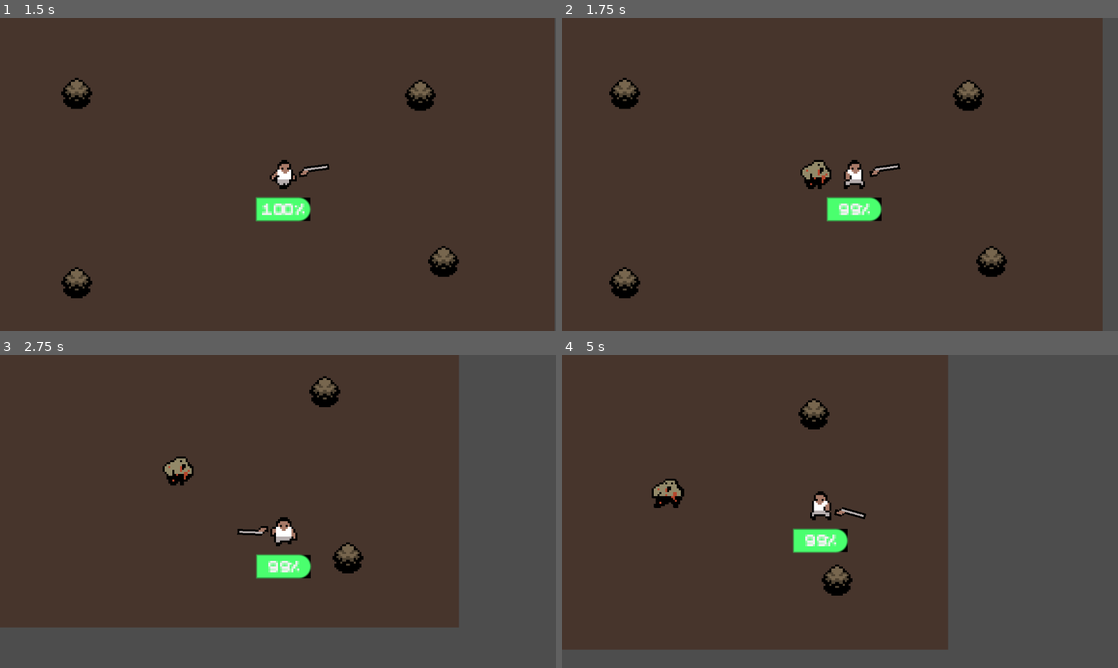
Above: before the commit, frames 1-4 (two rows, left to right).
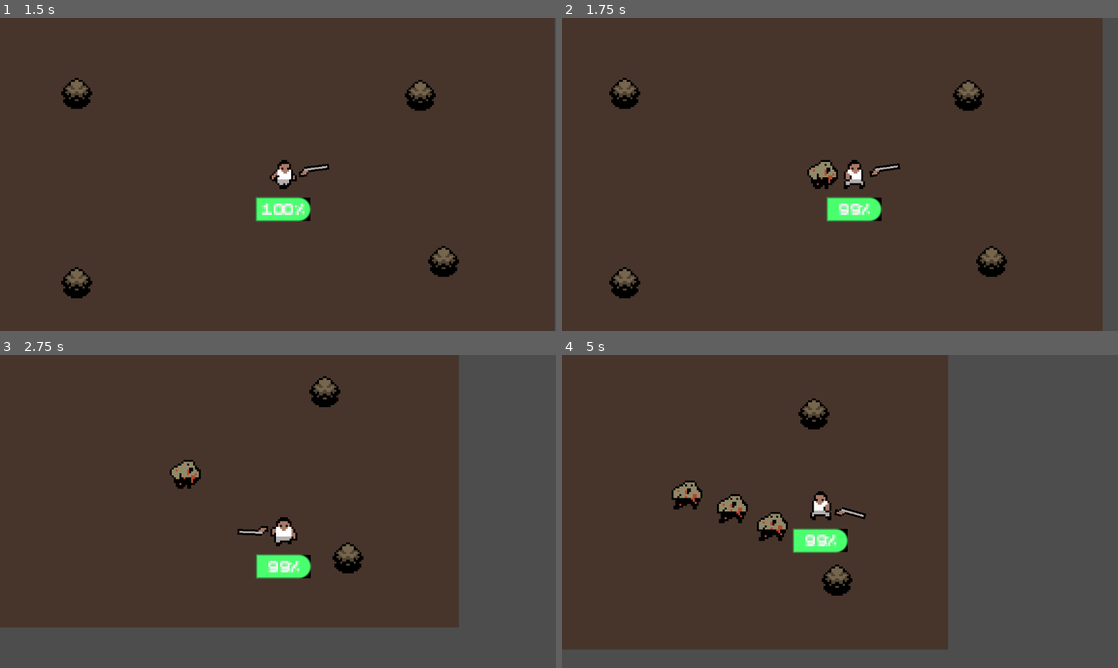
Above: after the commit, the same moments.

Repository: Liamthemannen/Project-2--Spel
Game: Godot game, scene res://Scen/main_menu.tscn
Two runs of this game, one before a commit and one after it. Both use one fixed random seed, a clock stepped at 60 frames per second and the inputs below.
Inputs (mouse positions are in pixels of both pictures, inside the frame that each line leads up to):
- Up to frame 1 (1.5 s): click "Starta spelet!" at 0.5 s; tap Enter at 1.25 s; move the mouse to (400, 158) at 1.27 s; hold D (Go_right) from 1.28 s (still down); click (400, 158) at 1.35 s
- Up to frame 2 (1.75 s): keep holding D (Go_right)
- Up to frame 3 (2.75 s): move the mouse to (166, 527) at 2.02 s; release D (Go_right) at 2.03 s; hold S (Go_down) from 2.03 s (still down); click (166, 527) at 2.1 s
- Up to frame 4 (5 s): move the mouse to (895, 442) at 2.77 s; release S (Go_down) at 2.78 s; hold D (Go_right) 2.78-3.53 s; click (895, 442) at 2.85 s; move the mouse to (812, 574) at 3.52 s; hold W (Go_Up) 3.53-4.28 s; click (812, 574) at 3.6 s; move the mouse to (1006, 558) at 4.27 s; hold A (Go_left) from 4.28 s (still down); click (1006, 558) at 4.35 s

Frame 1 is identical in both runs. In frame 2, 0.3% of the frame differs, in the area x 42-50%, y 45-55%; in frame 3, 0.4%; in frame 4, 1.4%, in the area x 16-41%, y 39-60%.

Commit message:
kod_funkar

Diff:
--- a/Kod/fiende.gd
+++ b/Kod/fiende.gd
@@ -1,5 +1,7 @@
 extends CharacterBody2D
-@onready var player: Node2D
+#@onready var spel_karaktär: CharacterBody2D = $"../../SpelKaraktär"
+var spel_karaktär : Node2D
+
 @onready var animation_enemy: AnimatedSprite2D = $AnimatedSprite2D
 
 @export var Speed = 300.0
@@ -7,8 +9,8 @@
 
 
 func _physics_process(delta: float) -> void:
-	var direction =  (player.global_position - global_position).normalized()
-	velocity = direction * Speed * delta
+	var direction =  global_position.direction_to(spel_karaktär.global_position)
+	velocity = direction * Speed
 	move_and_slide()
 	_animation()
 
--- a/mob_spawner.gd
+++ b/Kod/mob_spawner.gd
@@ -7,5 +7,5 @@
 func _on_timer_timeout() -> void:
 	print("Spawna enemy")
 	var ene = enemy.instantiate()
-	ene.player = Target
+	ene.spel_karaktär = Target
 	add_child(ene)
--- a/Scen/main.tscn
+++ b/Scen/main.tscn
@@ -1,9 +1,8 @@
-[gd_scene load_steps=9 format=3 uid="uid://dpt1j6hgafrji"]
+[gd_scene load_steps=8 format=3 uid="uid://dpt1j6hgafrji"]
 
 [ext_resource type="Script" uid="uid://cn57eqad1ux0b" path="res://Kod/main.gd" id="1_wlob7"]
 [ext_resource type="PackedScene" uid="uid://c2nmf1b7m2v7b" path="res://Scen/Spelkaraktär.tscn" id="2_6u201"]
 [ext_resource type="PackedScene" uid="uid://cgkc2fjkwhe2h" path="res://Scen/Buske.tscn" id="2_303lf"]
-[ext_resource type="PackedScene" uid="uid://b6408ins3uock" path="res://Scen/fiende.tscn" id="3_6u201"]
 [ext_resource type="PackedScene" uid="uid://m5bcyscvo6r8" path="res://Scen/paus_menu.tscn" id="5_fa47m"]
 [ext_resource type="PackedScene" uid="uid://c7p5t1e3ny2wk" path="res://Scen/settings_menu.tscn" id="6_fa47m"]
 [ext_resource type="PackedScene" uid="uid://dq3ffsbpxn1nk" path="res://Scen/game_over.tscn" id="7_adhq0"]
@@ -40,7 +39,6 @@
 Friction = 10.0
 
 [node name="Mob_spawner" parent="." node_paths=PackedStringArray("Target") instance=ExtResource("8_8lypi")]
-enemy = ExtResource("3_6u201")
 Target = NodePath("../SpelKaraktär")
 
 [node name="fiender" type="Node2D" parent="."]
--- a/Scen/mob_spawner.tscn
+++ b/Scen/mob_spawner.tscn
@@ -1,6 +1,6 @@
 [gd_scene load_steps=3 format=3 uid="uid://b1cmhwls6wa0t"]
 
-[ext_resource type="Script" uid="uid://b5lrqhfarv2en" path="res://mob_spawner.gd" id="1_he2ep"]
+[ext_resource type="Script" uid="uid://b5lrqhfarv2en" path="res://Kod/mob_spawner.gd" id="1_he2ep"]
 [ext_resource type="PackedScene" uid="uid://b6408ins3uock" path="res://Scen/fiende.tscn" id="2_sy7to"]
 
 [node name="Mob_spawner" type="Node2D"]
Renamed: mob_spawner.gd.uid -> Kod/mob_spawner.gd.uid
